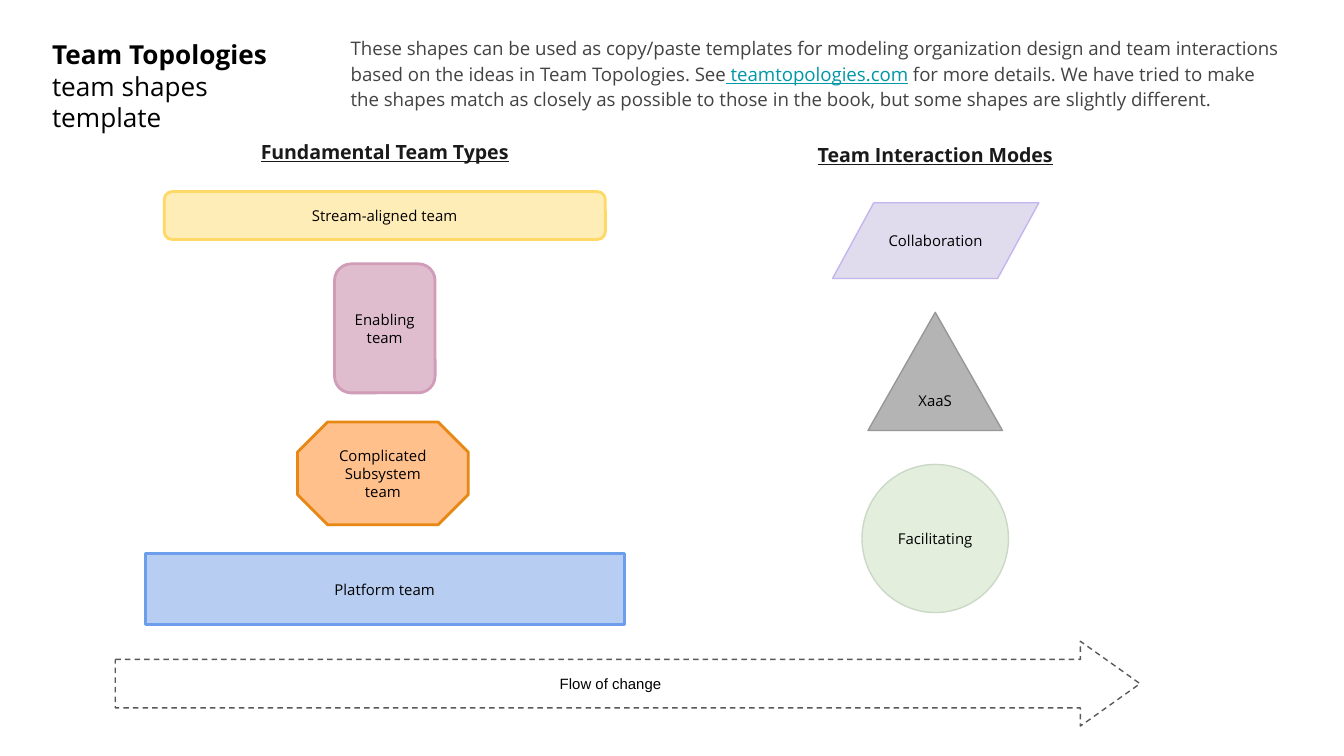
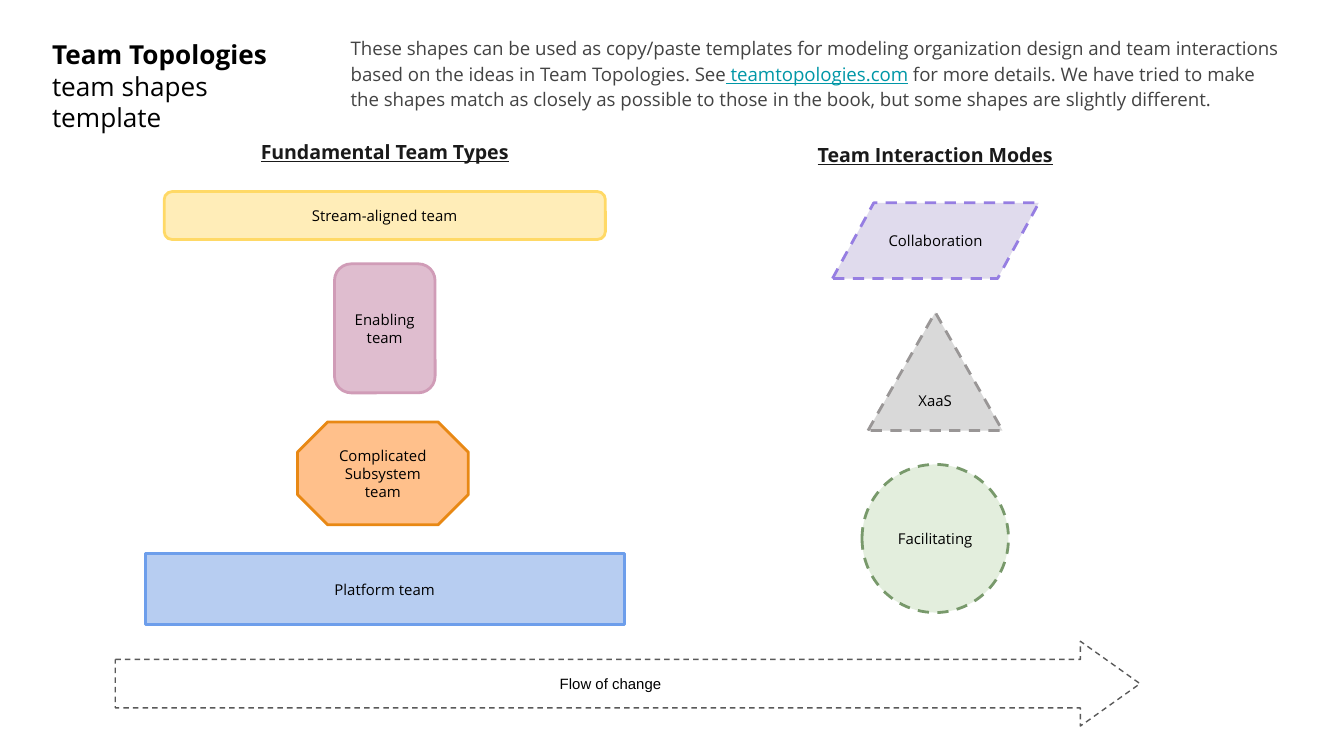
Before and after one commit to TeamTopologies/Team-Shape-Templates, a slide deck: slide 1 of powerpoint/Team Topologies Template for modelling - PowerPoint.pptx. Drawn at 1344x756 pixels with LibreOffice and Linux fonts; fonts in the diff are those of the drawing. Boxes give left, top, right and bottom in pixels: in the first picture for what was removed or moved away, otherwise in the second. Text is boxed around its words. In the diff, an @@ line names an element or a change of style, - is before the commit and + after.

```diff
--- a/powerpoint/Team Topologies Template for modelling - PowerPoint.pptx
+++ b/powerpoint/Team Topologies Template for modelling - PowerPoint.pptx
@@ flow chart input output "Collaboration" at <box>832,203,1039,278</box>: outline #C3B6EF 0.75 pt to #967EE2 1.5 pt dashed @@
@@ triangle "XaaS" at <box>868,312,1003,430</box>: fill #B4B4B4 to #B4B4B4 at 50% opacity; outline #999696 0.75 pt to #999696 1.5 pt dashed @@
@@ ellipse "Facilitating" at <box>862,465,1008,613</box>: outline #CCD8C7 0.75 pt to #78996B 1.5 pt dashed @@
```
Also in this commit, not shown: 4 other files.
